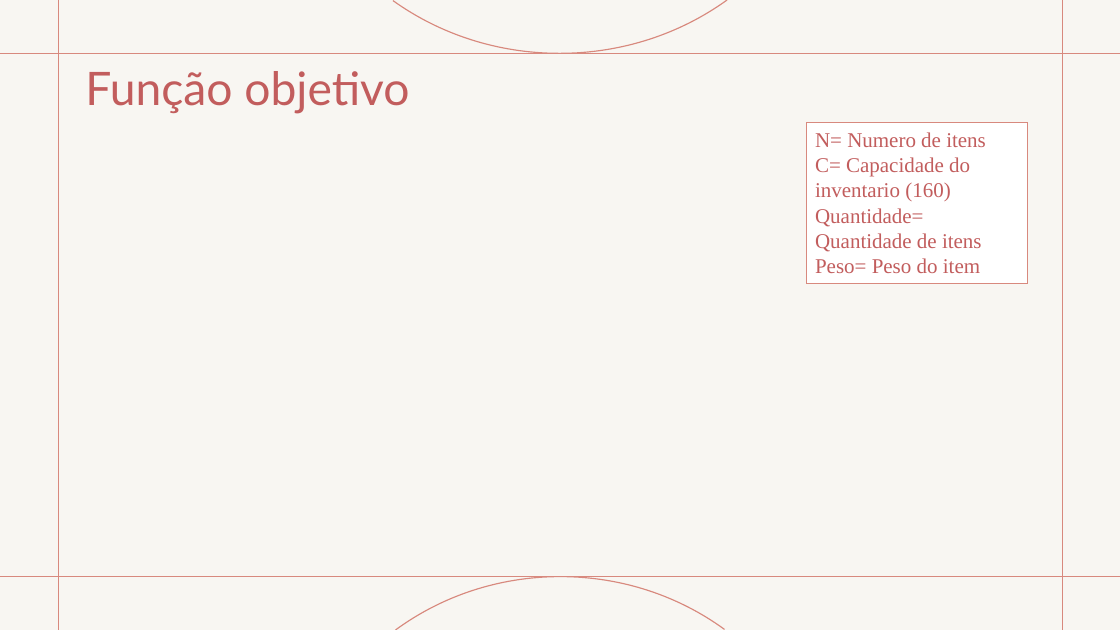
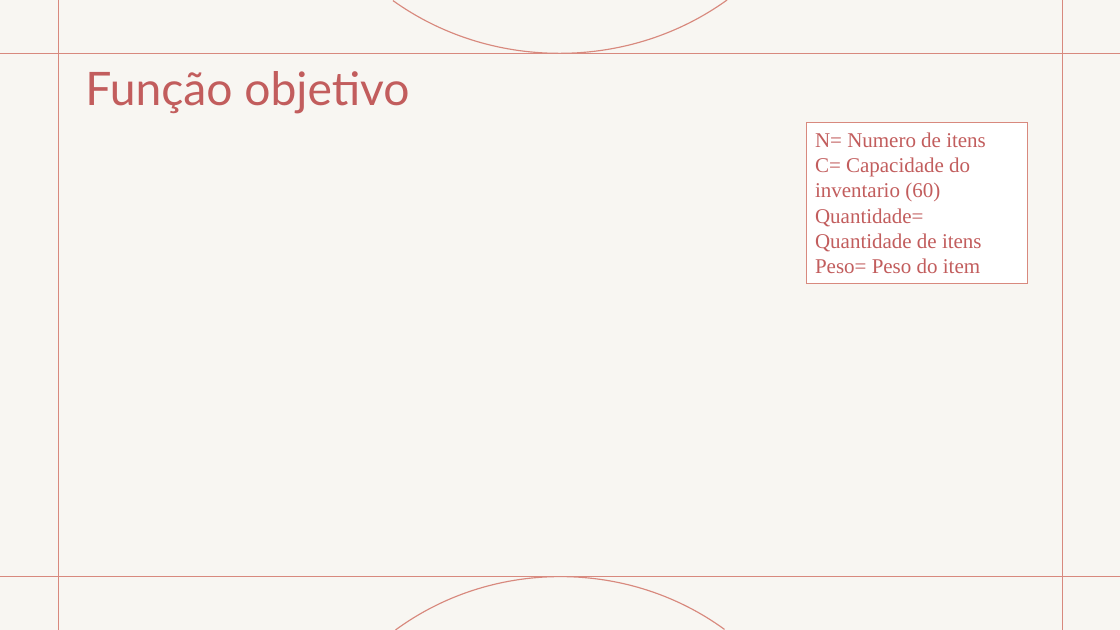
Before and after one commit to Lidaia/Algoritmo-genetico-aplicado-ao-problema-da-mochila, a slide deck: slide 2 of Trabalho PAA2.pptx. Drawn at 1120x630 pixels with LibreOffice and Linux fonts; fonts in the diff are those of the drawing; grey boxes stand for pictures. Boxes give left, top, right and bottom in pixels: in the first picture for what was removed or moved away, otherwise in the second. Text is boxed around its words. In the diff, an @@ line names an element or a change of style, - is before the commit and + after.

Commit message:
Correção apresentação v2

```diff
--- a/Trabalho PAA2.pptx
+++ b/Trabalho PAA2.pptx
@@ text in rectangle at <box>815,157,970,201</box>: text changed @@
-C= Capacidade do inventario (160)
+C= Capacidade do inventario (60)
```
